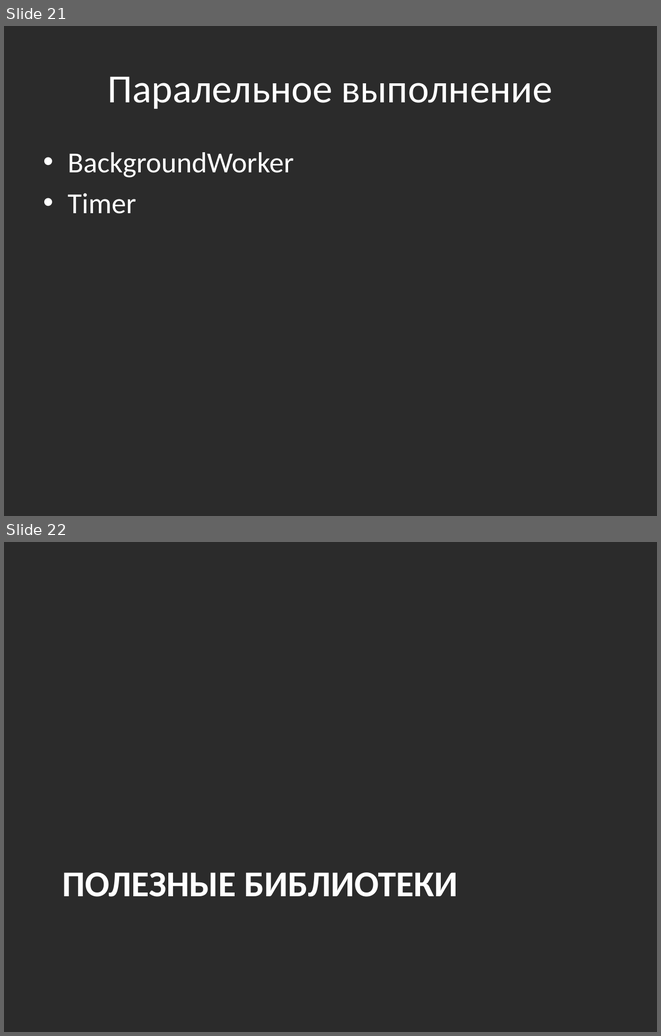
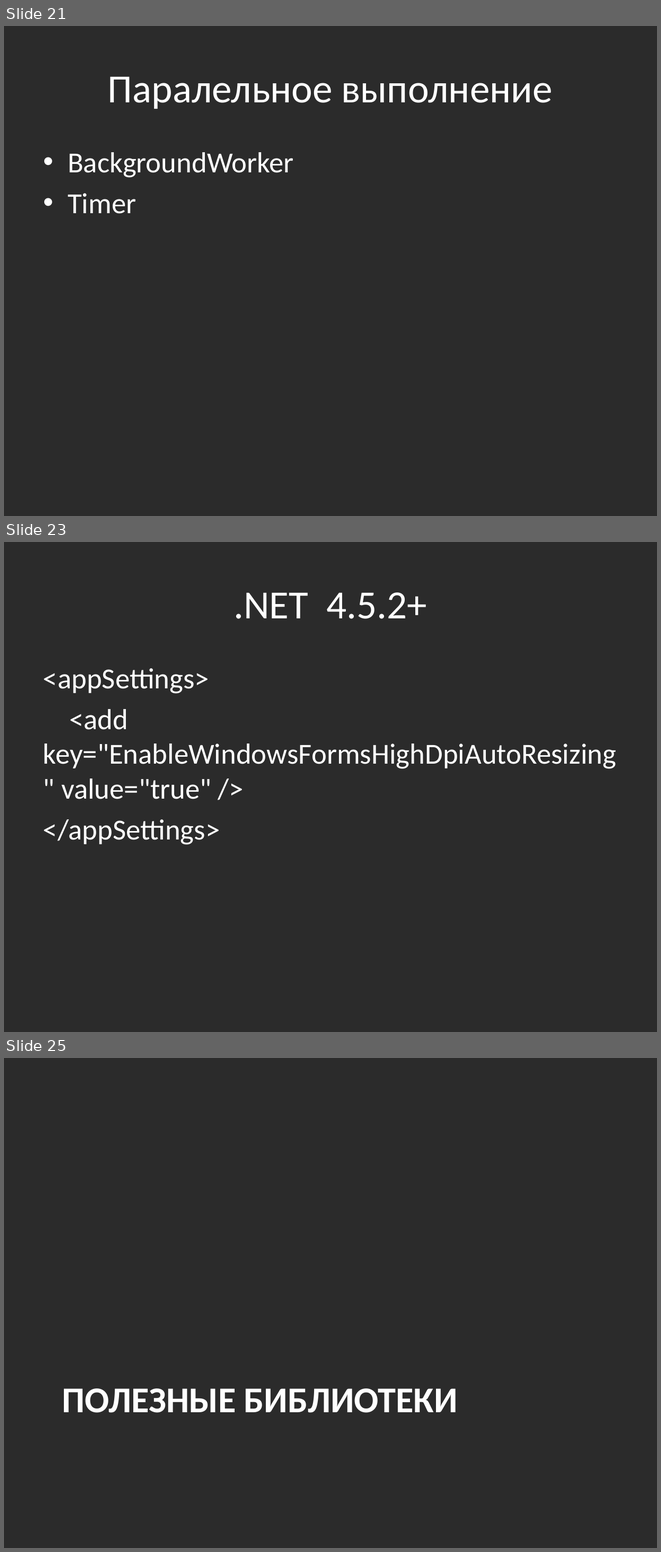
Before and after one commit to bazile/Training, a slide deck: Presentation/lesson-12-winforms.pptx. Shown one above the other, each under a label of ours: slides 21 and 22 before the commit, slides 21, 23 and 25 after it; the slides between them are not shown. The pictures are 661x1036 and 661x1552 pixels, drawn with LibreOffice and Linux fonts; fonts in the diff are those of the drawing; background and template pictures are left out; a plain dark background stands for a picture behind light text. Boxes give left, top, right and bottom in pixels: in the first picture for what was removed or moved away, otherwise in the second. Text is boxed around its words. In the diff, an @@ line names an element or a change of style, - is before the commit and + after.

```diff
--- a/Presentation/lesson-12-winforms.pptx
+++ b/Presentation/lesson-12-winforms.pptx
@@ slide 23 added at box(4, 542, 657, 1032), background picture (left out) @@
@@ title added at box(233, 592, 427, 619), 44 pt, text #FFFFFF @@
+.NET 4.5.2+
@@ text added at box(43, 668, 616, 845), 32 pt, text #FFFFFF @@
+<appSettings>
+<add key="EnableWindowsFormsHighDpiAutoResizing" value="true" />
+</appSettings>
@@ what was slide 22 is now slide 25 @@
```
Also in this commit, not shown: 2 other slides added, 12 other files.
